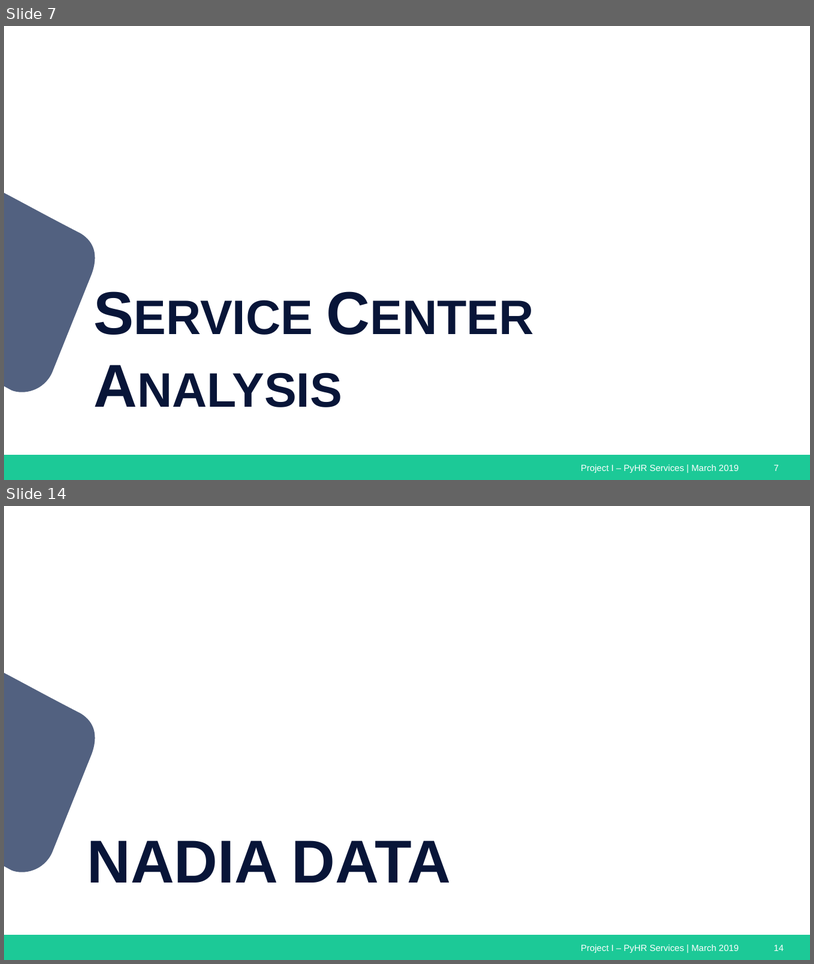
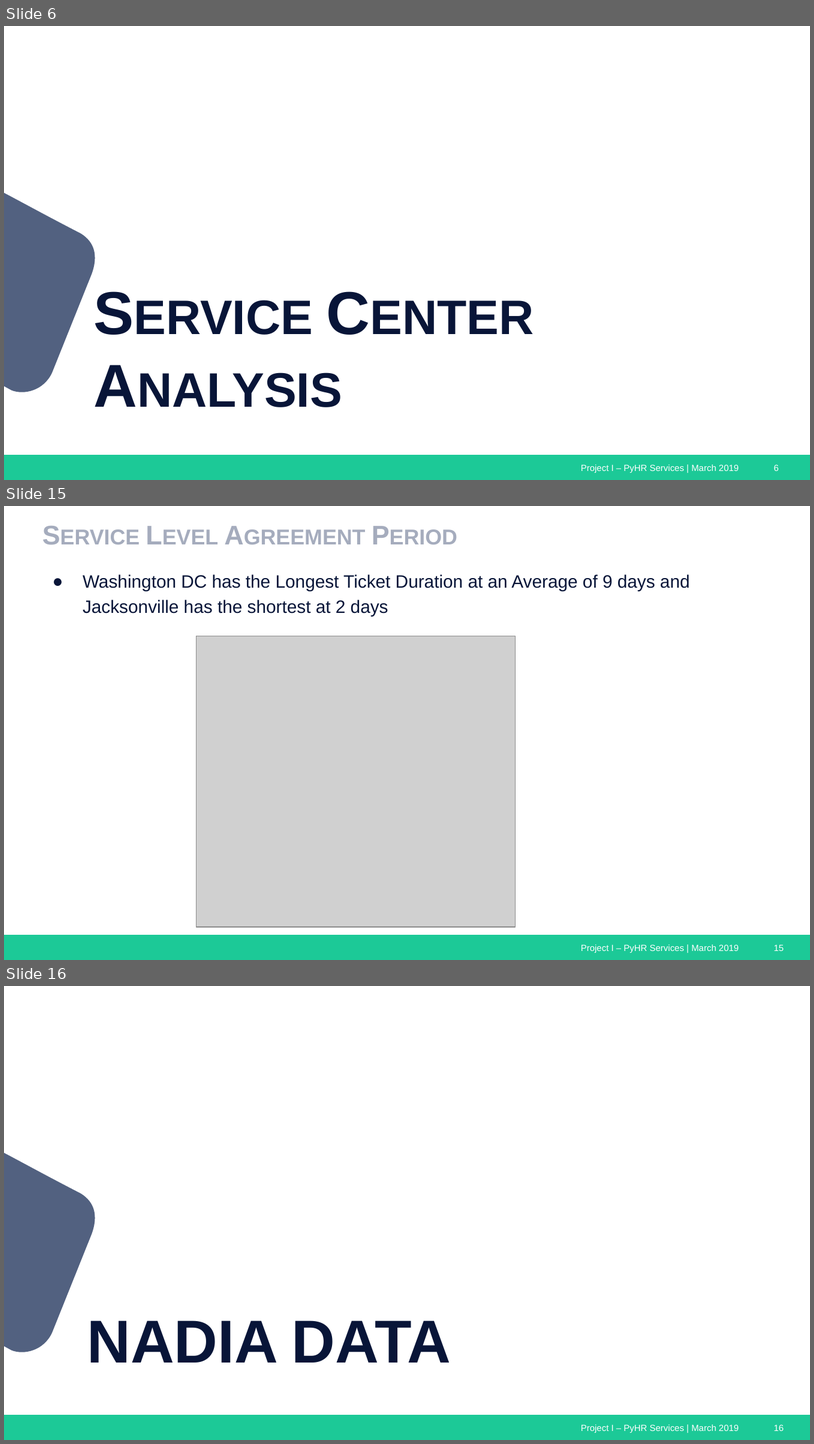
Before and after one commit to jvbonini/Project-I, a slide deck: Presentation/HRServices_Presentation_Master.pptx. Shown one above the other, each under a label of ours: slides 7 and 14 before the commit, slides 6, 15 and 16 after it; the slides between them are not shown. The pictures are 814x964 and 814x1444 pixels, drawn with LibreOffice and Linux fonts; fonts in the diff are those of the drawing; grey boxes stand for pictures. Boxes give left, top, right and bottom in pixels: in the first picture for what was removed or moved away, otherwise in the second. Text is boxed around its words. In the diff, an @@ line names an element or a change of style, - is before the commit and + after.

```diff
--- a/Presentation/HRServices_Presentation_Master.pptx
+++ b/Presentation/HRServices_Presentation_Master.pptx
@@ slide 15 added at [4,506,810,960], background #FFFFFF; not listed: 3 template elements that a slide beside it also shows @@
@@ title added at [35,510,704,576], 24 pt, text #A5ACBD, bold, small capitals @@
+Service Level Agreement Period
@@ text added at [83,574,690,616], 16 pt, text #081538 @@
+● Washington DC has the Longest Ticket Duration at an Average of 9 days and Jacksonville has the shortest at 2 days
@@ picture added at [197,636,516,926] @@
@@ what was slide 7 is now slide 6 @@
@@ page number at [774,464,779,471]: text changed @@
-7
+6
@@ what was slide 14 is now slide 16 @@
@@ page number at [774,1424,785,1431]: text changed @@
-14
+16
```
Also in this commit, not shown: 3 slides changed, 8 other slides added, 3 slides removed, 12 other files.
